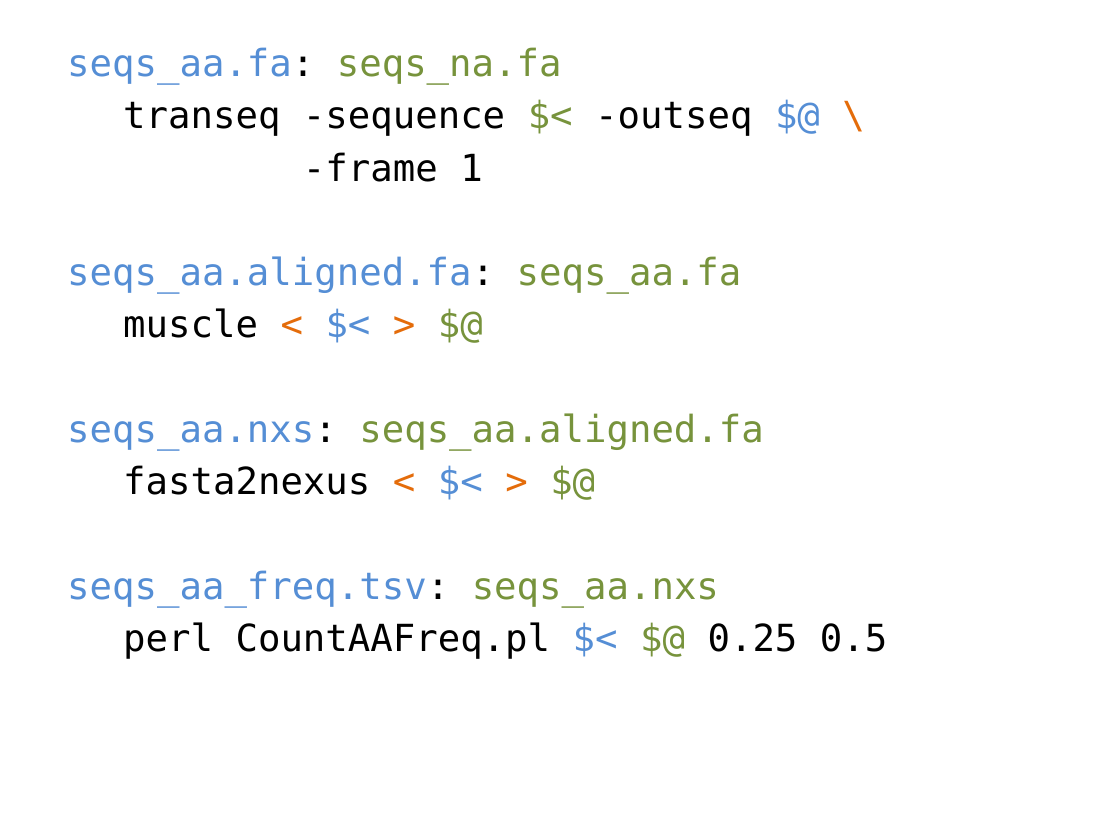
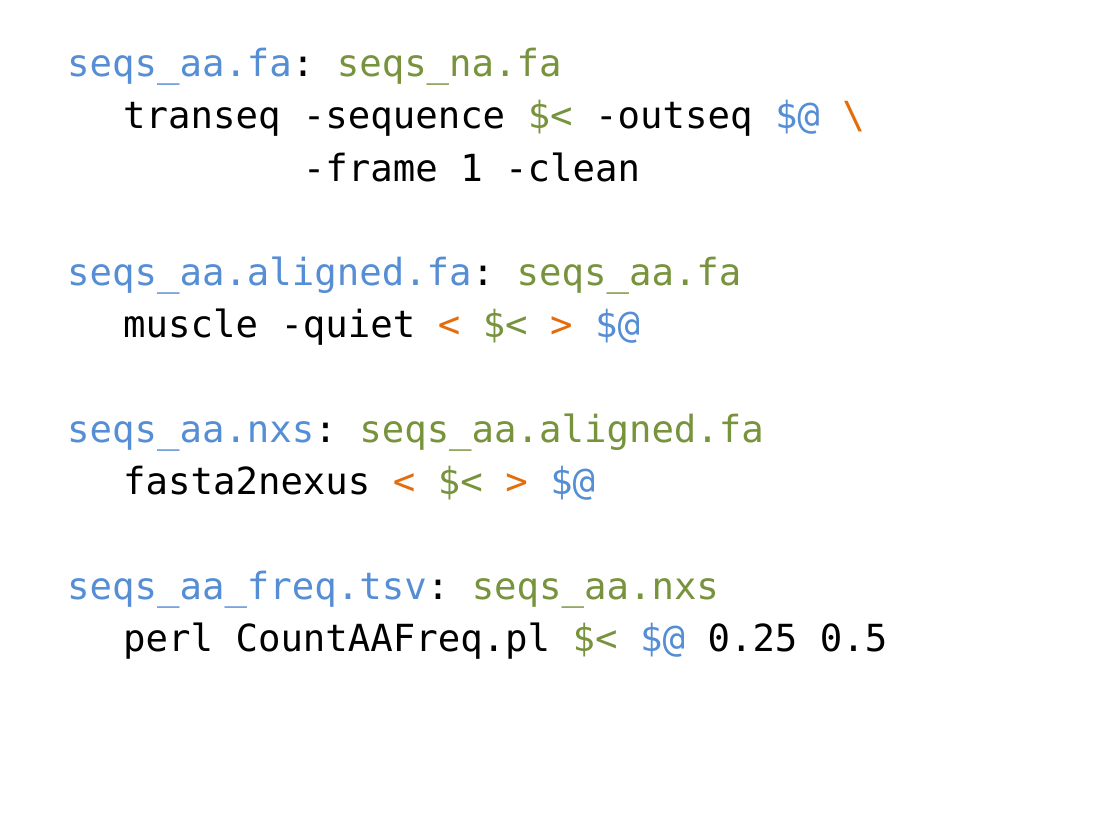
Before and after one commit to tsibley/Workflows-and-Parallel-Processing, a slide deck: slide 10 of CBG-2014-05-06.pptx (slide 9 before the commit). Drawn at 1120x840 pixels with LibreOffice and Linux fonts; fonts in the diff are those of the drawing. Boxes give left, top, right and bottom in pixels: in the first picture for what was removed or moved away, otherwise in the second. Text is boxed around its words. In the diff, an @@ line names an element or a change of style, - is before the commit and + after.

```diff
--- a/CBG-2014-05-06.pptx
+++ b/CBG-2014-05-06.pptx
@@ text at bbox=[303, 152, 640, 182]: text changed @@
--frame 1
+-frame 1 -clean
@@ text at bbox=[123, 308, 416, 345]: text changed @@
-muscle < $< > $@
+muscle -quiet < $< > $@
@@ text at bbox=[123, 465, 887, 659]: text colour #558ED5 to #77933C in "$<", "$<"; text colour #77933C to #558ED5 in "$@", "$@" @@
```
Also in this commit, not shown: 11 other slides changed, 5 slides added.
